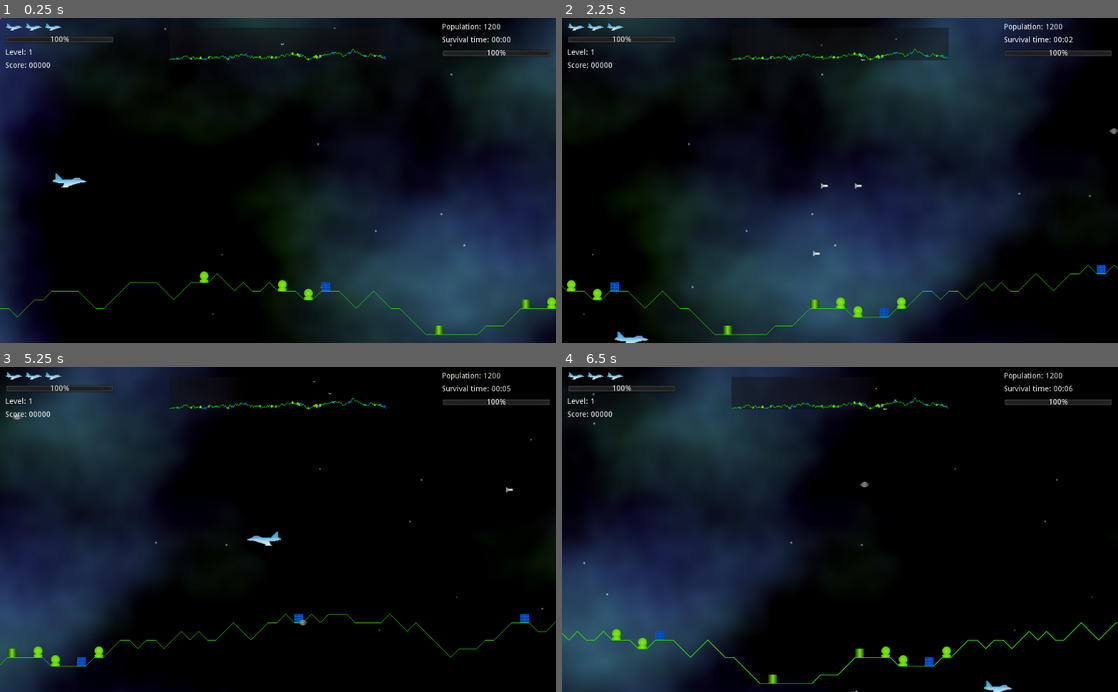
Above: before the commit, frames 1-4 (two rows, left to right).
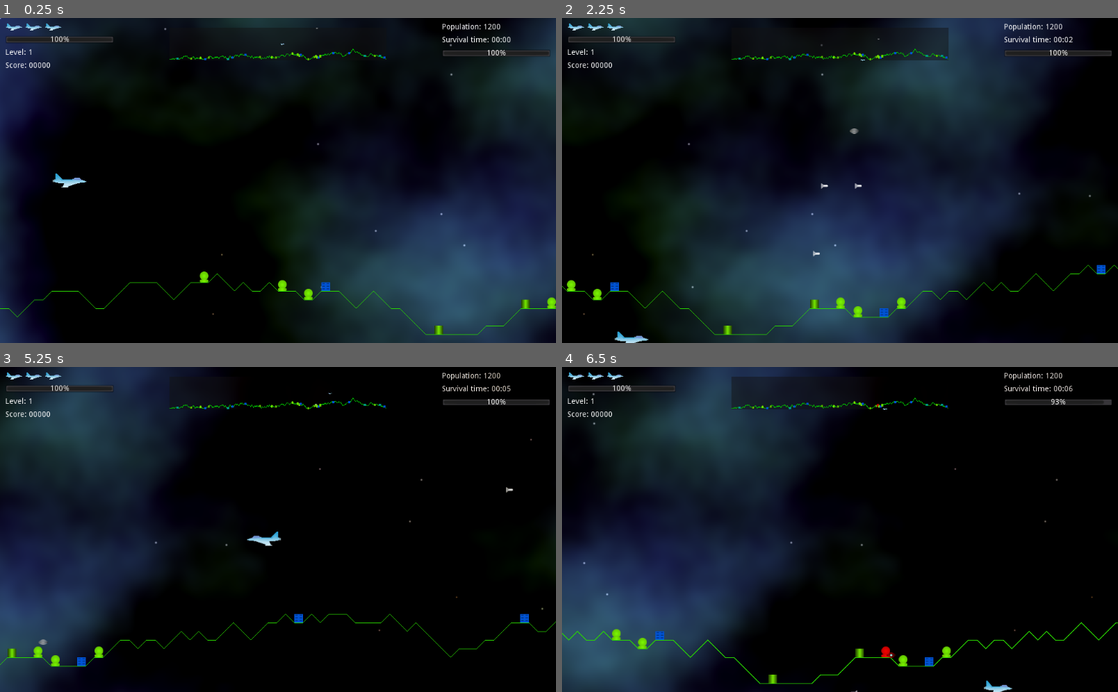
Above: after the commit, the same moments.

Repository: andrew-wilkes/godotia
Game: Godot game, scene res://scenes/Main.tscn
Two runs of this game, one before a commit and one after it. Both use one fixed random seed, a clock stepped at 60 frames per second and the inputs below.
Inputs:
- Up to frame 1 (0.25 s): no input
- Up to frame 2 (2.25 s): tap Enter (ui_accept) at 0.5, 0.77, 1.52 s; hold Right (ui_right) 0.53-1.28 s; hold Down (ui_down) 1.28-2.03 s; hold Right (ui_right) from 2.03 s (still down)
- Up to frame 3 (5.25 s): release Right (ui_right) at 2.78 s; hold Up (ui_up) 2.78-3.53 s; tap Enter (ui_accept) at 3.02, 3.77, 4.52 s; hold Left (ui_left) 3.53-5.03 s; hold Down (ui_down) from 5.03 s (still down)
- Up to frame 4 (6.5 s): release Down (ui_down) at 5.78 s; hold Right (ui_right) from 5.78 s (still down); tap Enter (ui_accept) at 6.02 s

The runs differ from the first frame. In frame 1, less than 0.1% of the frame differs, in the area x 56-61%, y 2-4%; in frame 2, less than 0.1%; in frame 3, less than 0.1%; in frame 4, 0.1%, in the area x 53-99%, y 6-90%.

Commit message:
Add enemy states

Diff:
--- a/autoload/globals.gd
+++ b/autoload/globals.gd
@@ -31,8 +31,3 @@
 func output(msg):
 	if OUTPUT:
 		print(msg)
-
-
-func ig(_v):
-	# Ignore return value
-	pass
--- a/scenes/Enemy.gd
+++ b/scenes/Enemy.gd
@@ -8,68 +8,30 @@
 
 const SPEED = 100
 const RATE_OF_DRAINING_ENERGY = 100
+const POINTS = 10
+const BONUS_POINTS = 50
 
 var state = MOVING_TO_TARGET
-var target : Vector2
+var target = {}
 var sid = 0
 var shot_scene = preload("res://scenes/Shot.tscn")
-var in_range : bool
 var shot_range_squared : float
-var points = 10
-const BONUS_POINTS = 50
+var body_entered
+var area_entered
 
-func _init():
+func _ready():
 	shot_range_squared = pow(rand_range(globals.shots.range1, globals.shots.range2), 2)
-
-
-func _process(delta):
-	match state:
-		MOVING_TO_TARGET:
-			move(delta)
-		DRAINING_ENERGY:
-			if sid and globals.structures[sid].get_energy_all_got(RATE_OF_DRAINING_ENERGY * delta):
-				state = MOVING_TO_PLAYER
-				globals.structures[sid].targeted = false
-				sid = 0
-		MOVING_TO_PLAYER:
-			target = globals.player.global_position - get_parent().global_position
-			move(delta)
-			in_range = shot_range_squared >= (target - position).length_squared()
-			if in_range:
-				modulate = Color(1, 0, 0)
-				fire()
-			else:
-				modulate = Color(1, 1, 1)
-		LIFTING:
-			move(delta)
-			if global_position.y < 0:
-				if sid:
-					got_building()
-					sid = 0
-				state = DEAD
-				destroy()
+	for node in $States.get_children():
+		node.e = self
 
 
 func move(delta):
-	position = position.move_toward(target, SPEED * delta)
+	position = position.move_toward(target.position, SPEED * delta)
 
 
 func _on_Enemy_area_entered(area):
 	# Got hit by player or a missile
-	if sid:
-		var s = globals.structures[sid]
-		if state == LIFTING:
-			s.state = s.states.FALLING
-			s.call_deferred("reparent", self, get_parent(), self.position)
-		else:
-			# Was leeching off an energy source
-			s.targeted = false
-			s.charging = true
-	if area.name != "Player":
-		if state == MOVING_TO_PLAYER:
-			points = BONUS_POINTS
-		emit_signal("enemy_killed", points)
-	destroy()
+	area_entered = area
 
 
 func destroy():
@@ -77,24 +39,15 @@
 
 
 func _on_Enemy_body_entered(body):
-	if body is Structure and state == MOVING_TO_TARGET:
-		sid = body.get_instance_id()
-		match body.TYPE:
-			"Building":
-				state = LIFTING
-				# Reparent the structure from terrain to enemy
-				#globals.call_deferred("reparent_structure", self, self, Vector2(-8, 8), sid)
-				body.call_deferred("reparent", self, self, Vector2(-8, 8), sid)
-				target = Vector2(position.x, -8000)
-			"EnergySource":
-				state = DRAINING_ENERGY
+	if body is Structure:
+		body_entered = body
 
 
 func fire():
 	if $ShotTimer.is_stopped():
 		var shot = shot_scene.instance()
 		shot.position = position
-		shot.direction = (target - position).normalized()
+		shot.direction = (target.position - position).normalized()
 		get_parent().add_child(shot)
 		$ShotTimer.start(rand_range(globals.shots.fire_delay1, globals.shots.fire_delay2))
 
@@ -102,3 +55,7 @@
 func got_building():
 	globals.structures[sid].visible = false
 	globals.output("Got_building")
+
+
+func emit_killed(points):
+	emit_signal("enemy_killed", points)
--- a/scenes/Enemy.tscn
+++ b/scenes/Enemy.tscn
@@ -1,9 +1,13 @@
-[gd_scene load_steps=6 format=2]
+[gd_scene load_steps=10 format=2]
 
 [ext_resource path="res://textures/ufo-16.png" type="Texture" id=1]
 [ext_resource path="res://scenes/Enemy.gd" type="Script" id=2]
 [ext_resource path="res://scenes/StateMachine.tscn" type="PackedScene" id=3]
-[ext_resource path="res://states/enemy/es1.gd" type="Script" id=4]
+[ext_resource path="res://states/enemy/draining_energy.gd" type="Script" id=4]
+[ext_resource path="res://states/enemy/moving_to_target.gd" type="Script" id=5]
+[ext_resource path="res://states/enemy/moving_to_player.gd" type="Script" id=6]
+[ext_resource path="res://states/enemy/lifting.gd" type="Script" id=7]
+[ext_resource path="res://states/enemy/enemy_dead.gd" type="Script" id=8]
 
 [sub_resource type="RectangleShape2D" id=1]
 extents = Vector2( 8.47765, 5.02196 )
@@ -24,7 +28,19 @@
 
 [node name="States" parent="." instance=ExtResource( 3 )]
 
-[node name="es1" type="Node" parent="States"]
+[node name="moving_to_target" type="Node" parent="States"]
+script = ExtResource( 5 )
+
+[node name="draining_energy" type="Node" parent="States"]
 script = ExtResource( 4 )
+
+[node name="moving_to_player" type="Node" parent="States"]
+script = ExtResource( 6 )
+
+[node name="lifting" type="Node" parent="States"]
+script = ExtResource( 7 )
+
+[node name="enemy_dead" type="Node" parent="States"]
+script = ExtResource( 8 )
 [connection signal="area_entered" from="." to="." method="_on_Enemy_area_entered"]
 [connection signal="body_entered" from="." to="." method="_on_Enemy_body_entered"]
--- a/scenes/Main.gd
+++ b/scenes/Main.gd
@@ -4,8 +4,8 @@
 const MAX_SPEED = 500
 const TOP_LEVEL = 14
 const TEST_STRUCT = false
-const TEST_ENEMY = false
-const TEST_TARGET_INDEX = 18
+const TEST_ENEMY = true
+const TEST_TARGET_INDEX = 17
 
 var background : ParallaxBackground
 var sky: GSky
@@ -54,8 +54,8 @@
 	player = player_scene.instance()
 	globals.player = player
 	player.position = Vector2(player.MARGIN, size.y / 2)
-	globals.ig(player.connect("got_hit", stats, "reduce_health"))
-	globals.ig(player.connect("crashed", stats, "lose_life"))
+	var _c = player.connect("got_hit", stats, "reduce_health")
+	_c = player.connect("crashed", stats, "lose_life")
 	map.add_player(player, scroll_position, terrain)
 	add_child(player)
 
@@ -112,8 +112,8 @@
 
 func add_enemy(target):
 	var enemy = enemy_scene.instance()
-	enemy.target = target.get_parent().position
-	enemy.position = Vector2(enemy.target.x + rand_range(-100, 100), -size.y)
+	enemy.target = { "object": target, "position": target.get_parent().position }
+	enemy.position = Vector2(enemy.target.position.x + rand_range(-100, 100), -size.y)
 	enemy.connect("enemy_killed", stats, "add_points")
 	terrain.line.add_child(enemy)
 	globals.add_entity(enemy, "enemies")
--- a/scenes/Structure.gd
+++ b/scenes/Structure.gd
@@ -40,5 +40,6 @@
 		globals.output("Reparent: %s to %s" % [caller.sid, dest.name])
 		get_parent().remove_child(self)
 		position = pos
+		#dest.call_deferred("add_child", self)
 		dest.add_child(self)
 		caller.sid = _sid
--- /dev/null
+++ b/states/enemy/draining_energy.gd
@@ -0,0 +1,19 @@
+extends Node
+
+var fsm: StateMachine
+var e : Enemy
+
+func enter():
+	pass
+
+
+func process(delta):
+	if e.area_entered:
+		e.target.object.targeted = false
+		e.target.object.charging = true
+		e.emit_killed(e.POINTS)
+		fsm.change_to("enemy_dead")
+	elif e.target.object.get_energy_all_got(e.RATE_OF_DRAINING_ENERGY * delta):
+		e.target.object.targeted = false
+		e.sid = 0
+		fsm.change_to("moving_to_player")
--- a/states/enemy/es1.gd
+++ b/states/enemy/enemy_dead.gd
@@ -1,6 +1,7 @@
 extends Node
 
 var fsm: StateMachine
+var e : Enemy
 
 func enter():
-	print("Enemy state")
+	e.destroy()
--- /dev/null
+++ b/states/enemy/lifting.gd
@@ -0,0 +1,22 @@
+extends Node
+
+var fsm: StateMachine
+var e : Enemy
+
+func enter():
+	pass
+
+
+func process(delta):
+	e.move(delta)
+	if e.global_position.y < 0:
+		if e.sid:
+			e.got_building()
+			e.sid = 0
+		fsm.change_to("enemy_dead")
+	elif e.area_entered:
+		# Move building parent from enemy to terrain and make it fall
+		var s = globals.structures[e.sid]
+		s.state = s.states.FALLING
+		s.reparent(e, e.get_parent(), e.position)
+		fsm.change_to("enemy_dead")
--- /dev/null
+++ b/states/enemy/moving_to_player.gd
@@ -0,0 +1,26 @@
+extends Node
+
+var fsm: StateMachine
+var e : Enemy
+
+func enter():
+	pass
+
+
+func process(delta):
+	if e.area_entered:
+		e.emit_killed(e.BONUS_POINTS)
+		fsm.change_to("enemy_dead")
+	else:
+		hunt_player(delta)
+
+
+func hunt_player(delta):
+	e.target.position = globals.player.global_position - e.get_parent().global_position
+	e.move(delta)
+	var in_range = e.shot_range_squared >= (e.target.position- e.position).length_squared()
+	if in_range:
+		e.modulate = Color(1, 0, 0)
+		e.fire()
+	else:
+		e.modulate = Color(1, 1, 1)
--- /dev/null
+++ b/states/enemy/moving_to_target.gd
@@ -0,0 +1,31 @@
+extends Node
+
+var fsm: StateMachine
+var e : Enemy
+
+func enter():
+	pass
+
+
+func process(delta):
+	if e.area_entered:
+		e.target.object.targeted = false
+		e.emit_killed(e.POINTS)
+		fsm.change_to("enemy_dead")
+	else:
+		move_to_target(delta)
+
+
+func move_to_target(delta):
+	e.move(delta)
+	if e.body_entered:
+		e.sid = e.body_entered.get_instance_id()
+		match e.body_entered.TYPE:
+			"Building":
+				# Reparent the structure from terrain to enemy
+				e.body_entered.reparent(e, e, Vector2(-8, 8), e.sid)
+				e.target.position = Vector2(e.position.x, -8000)
+				fsm.change_to("lifting")
+			"EnergySource":
+				fsm.change_to("draining_energy")
+		e.body_entered = null
--- a/states/game/playing_level.gd
+++ b/states/game/playing_level.gd
@@ -2,13 +2,15 @@
 
 var fsm: StateMachine
 var g
+var connect = true
 
 func enter():
 	g = globals.game
 	g.add_player()
 	g.spawn_enemy()
-	globals.ig(g.map.connect("end_of_level", self, "increase_level"))
-	globals.ig(g.stats.connect("game_over", self, "game_over"))
+	if connect:
+		connect = g.map.connect("end_of_level", self, "increase_level")
+		connect = g.stats.connect("game_over", self, "game_over")
 
 
 func increase_level():
--- a/states/player/player_active.gd
+++ b/states/player/player_active.gd
@@ -1,7 +1,7 @@
 extends Node
 
 var fsm: StateMachine
-var p
+var p : Player
 
 func enter():
 	print("Player active")
